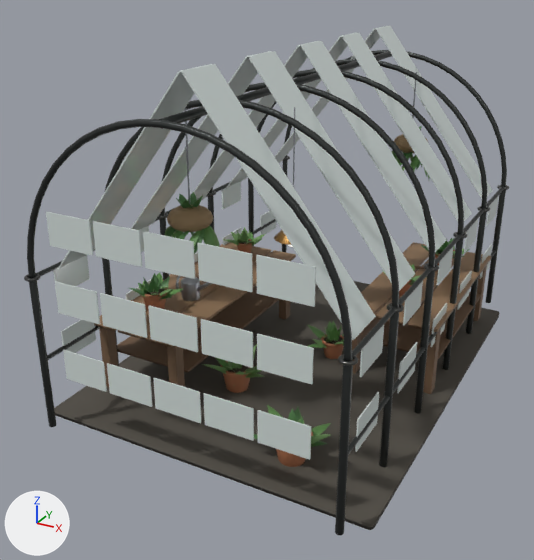
Two versions of the glTF model app/src/scenes/greenhouse/assets/greenhouse/model.glb, one commit apart.
Both versions are drawn from a 50 mm lens placed at (3.18, -6.64, 4.14), pointed at (-0.23, -0.44, 1.04). The lights are fixed; the arrows at lower left show +X, +Y and +Z. The older version comes first. Where no turn or scale is listed for an object, it has been applied to the vertices.

In view in the first picture: 'bench_0', 'bench_1', 'floor', 'frame_0', 'frame_1', 'frame_2', 'pane_20', 'pane_21', 'pane_22', 'pane_23', 'pane_24', 'pane_25', 'pane_26', 'pane_27', 'pane_28', 'pane_29', 'rails' and 52 more.
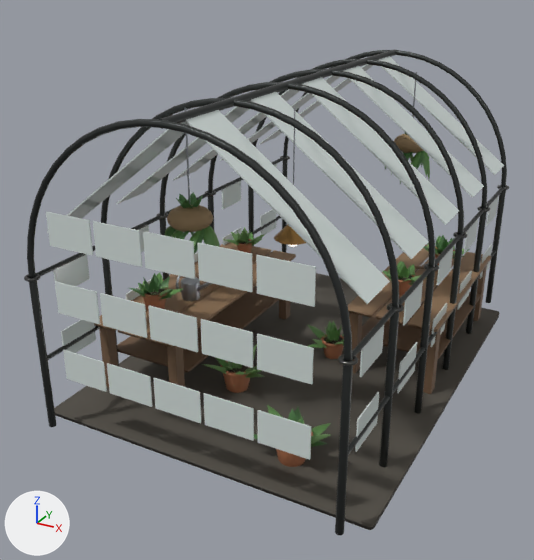
What changed in the scene script:
```text
Change ob_pane_20:
    ob_pane_20.location: (-0.72, -1.92, 2.47) -> (-0.75, -1.92, 2.48)
    ob_pane_20.rotation_euler: (0.0, 0.663, 0.0) -> (0.0, 0.916, 0.0)  # degrees (0, 38, 0) -> degrees (0, 52, 0)
    ob_pane_20.scale: (0.012, 0.44, 2.3) -> (0.012, 0.44, 1.95)
Change ob_pane_21:
    ob_pane_21.location: (-0.72, -0.96, 2.47) -> (-0.75, -0.96, 2.48)
    ob_pane_21.rotation_euler: (0.0, 0.663, 0.0) -> (0.0, 0.916, 0.0)  # degrees (0, 38, 0) -> degrees (0, 52, 0)
    ob_pane_21.scale: (0.012, 0.44, 2.3) -> (0.012, 0.44, 1.95)
Change ob_pane_22:
    ob_pane_22.location: (-0.72, 0.0, 2.47) -> (-0.75, 0.0, 2.48)
    ob_pane_22.rotation_euler: (0.0, 0.663, 0.0) -> (0.0, 0.916, 0.0)  # degrees (0, 38, 0) -> degrees (0, 52, 0)
    ob_pane_22.scale: (0.012, 0.44, 2.3) -> (0.012, 0.44, 1.95)
Change ob_pane_23:
    ob_pane_23.location: (-0.72, 0.96, 2.47) -> (-0.75, 0.96, 2.48)
    ob_pane_23.rotation_euler: (0.0, 0.663, 0.0) -> (0.0, 0.916, 0.0)  # degrees (0, 38, 0) -> degrees (0, 52, 0)
    ob_pane_23.scale: (0.012, 0.44, 2.3) -> (0.012, 0.44, 1.95)
Change ob_pane_24:
    ob_pane_24.location: (-0.72, 1.92, 2.47) -> (-0.75, 1.92, 2.48)
    ob_pane_24.rotation_euler: (0.0, 0.663, 0.0) -> (0.0, 0.916, 0.0)  # degrees (0, 38, 0) -> degrees (0, 52, 0)
    ob_pane_24.scale: (0.012, 0.44, 2.3) -> (0.012, 0.44, 1.95)
Change ob_pane_25:
    ob_pane_25.location: (0.72, -1.92, 2.47) -> (0.75, -1.92, 2.48)
    ob_pane_25.rotation_euler: (0.0, -0.663, 0.0) -> (0.0, -0.916, 0.0)  # degrees (0, -38, 0) -> degrees (0, -52, 0)
    ob_pane_25.scale: (0.012, 0.44, 2.3) -> (0.012, 0.44, 1.95)
Change ob_pane_26:
    ob_pane_26.location: (0.72, -0.96, 2.47) -> (0.75, -0.96, 2.48)
    ob_pane_26.rotation_euler: (0.0, -0.663, 0.0) -> (0.0, -0.916, 0.0)  # degrees (0, -38, 0) -> degrees (0, -52, 0)
    ob_pane_26.scale: (0.012, 0.44, 2.3) -> (0.012, 0.44, 1.95)
Change ob_pane_27:
    ob_pane_27.location: (0.72, 0.0, 2.47) -> (0.75, 0.0, 2.48)
    ob_pane_27.rotation_euler: (0.0, -0.663, 0.0) -> (0.0, -0.916, 0.0)  # degrees (0, -38, 0) -> degrees (0, -52, 0)
    ob_pane_27.scale: (0.012, 0.44, 2.3) -> (0.012, 0.44, 1.95)
Change ob_pane_28:
    ob_pane_28.location: (0.72, 0.96, 2.47) -> (0.75, 0.96, 2.48)
    ob_pane_28.rotation_euler: (0.0, -0.663, 0.0) -> (0.0, -0.916, 0.0)  # degrees (0, -38, 0) -> degrees (0, -52, 0)
    ob_pane_28.scale: (0.012, 0.44, 2.3) -> (0.012, 0.44, 1.95)
Change ob_pane_29:
    ob_pane_29.location: (0.72, 1.92, 2.47) -> (0.75, 1.92, 2.48)
    ob_pane_29.rotation_euler: (0.0, -0.663, 0.0) -> (0.0, -0.916, 0.0)  # degrees (0, -38, 0) -> degrees (0, -52, 0)
    ob_pane_29.scale: (0.012, 0.44, 2.3) -> (0.012, 0.44, 1.95)
```

Boxes [x1, y1, x2, y2] around the edits, measured in the pictures (534 x 560 px):
'pane_25', moved, turned, rescaled
    before: [182, 64, 376, 340]
    after: [186, 110, 390, 304]
'pane_26', moved, turned, rescaled
    before: [249, 51, 415, 291]
    after: [251, 92, 429, 259]
'pane_27', moved, turned, rescaled
    before: [301, 41, 446, 252]
    after: [301, 77, 459, 225]
'pane_20', moved, turned, rescaled
    before: [59, 64, 212, 268]
    after: [47, 122, 190, 233]
'pane_28', moved, turned, rescaled
    before: [342, 33, 472, 221]
    after: [344, 66, 484, 197]
'pane_29', moved, turned, rescaled
    before: [376, 26, 493, 199]
    after: [379, 56, 504, 175]
'pane_21', moved, turned, rescaled
    before: [131, 51, 272, 230]
    after: [117, 101, 252, 204]
'pane_22', moved, turned, rescaled
    before: [193, 41, 318, 200]
    after: [173, 89, 299, 180]
'pane_23', moved, turned, rescaled
    before: [227, 32, 357, 188]
    after: [220, 75, 339, 161]
'pane_24', moved, turned, rescaled
    before: [274, 26, 387, 163]
    after: [259, 64, 373, 145]
